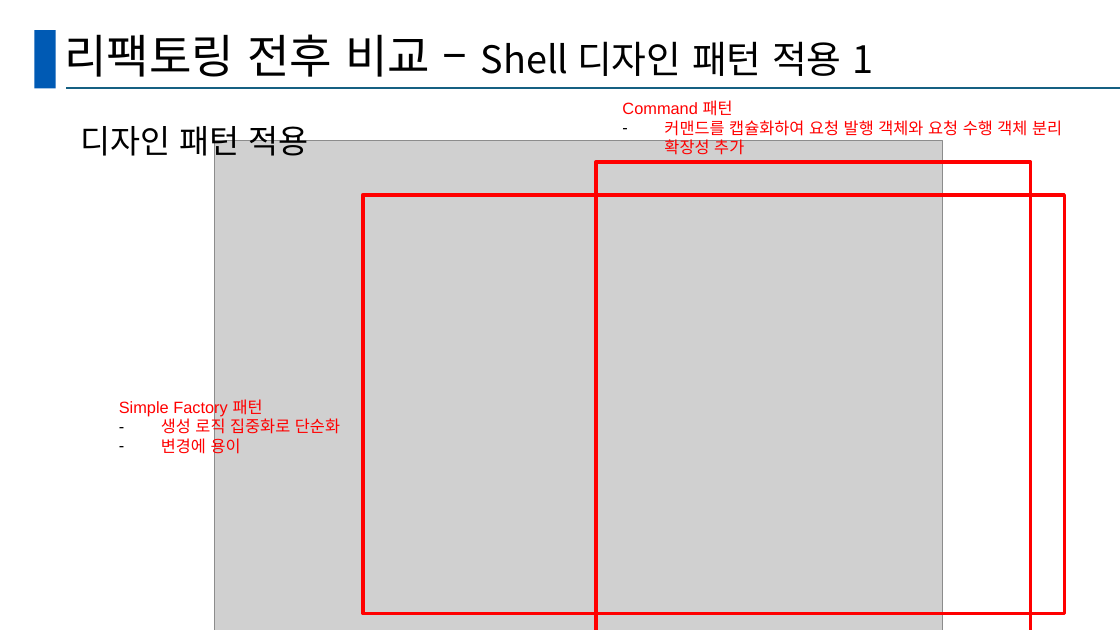
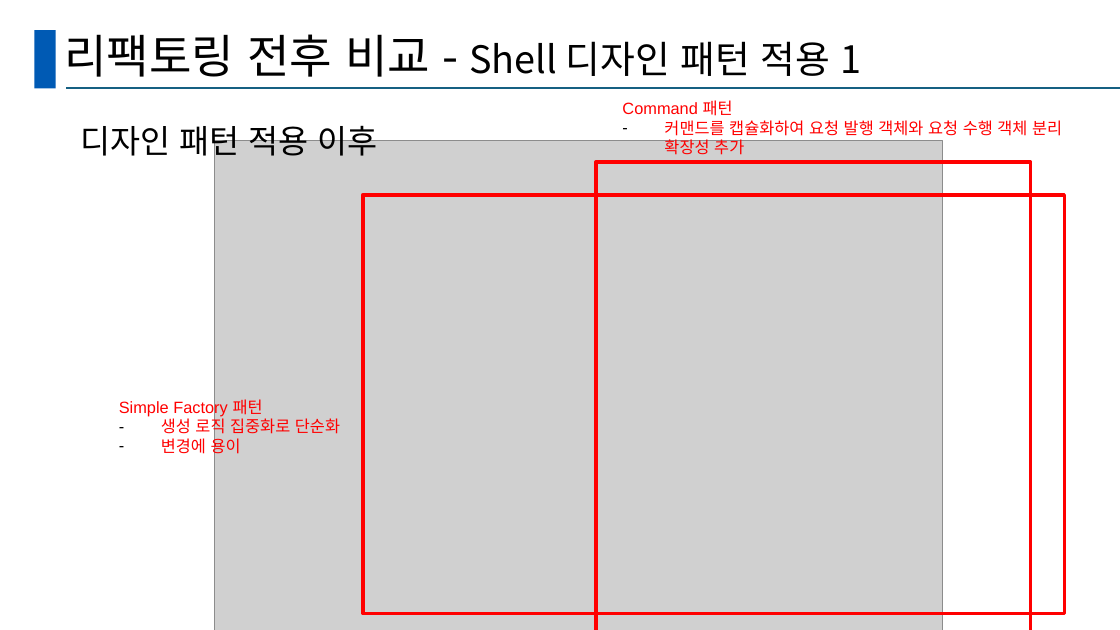
Before and after one commit to hobism3/SSD_A-Teuk, a slide deck: slide 30 of CRA_A-teuk.pptx (slide 10 before the commit). Drawn at 1120x630 pixels with LibreOffice and Linux fonts; fonts in the diff are those of the drawing; grey boxes stand for pictures. Boxes give left, top, right and bottom in pixels: in the first picture for what was removed or moved away, otherwise in the second. Text is boxed around its words. In the diff, an @@ line names an element or a change of style, - is before the commit and + after.

Commit message:
PPT Update

```diff
--- a/CRA_A-teuk.pptx
+++ b/CRA_A-teuk.pptx
@@ title at (64, 34, 862, 77): text changed @@
-리팩토링 전후 비교 – Shell 디자인 패턴 적용 1
+리팩토링 전후 비교 - Shell 디자인 패턴 적용 1
@@ text at (80, 119, 378, 161): text changed @@
-디자인 패턴 적용
+디자인 패턴 적용 이후
```
Also in this commit, not shown: 7 other slides changed, 25 slides added, 3 slides removed.
